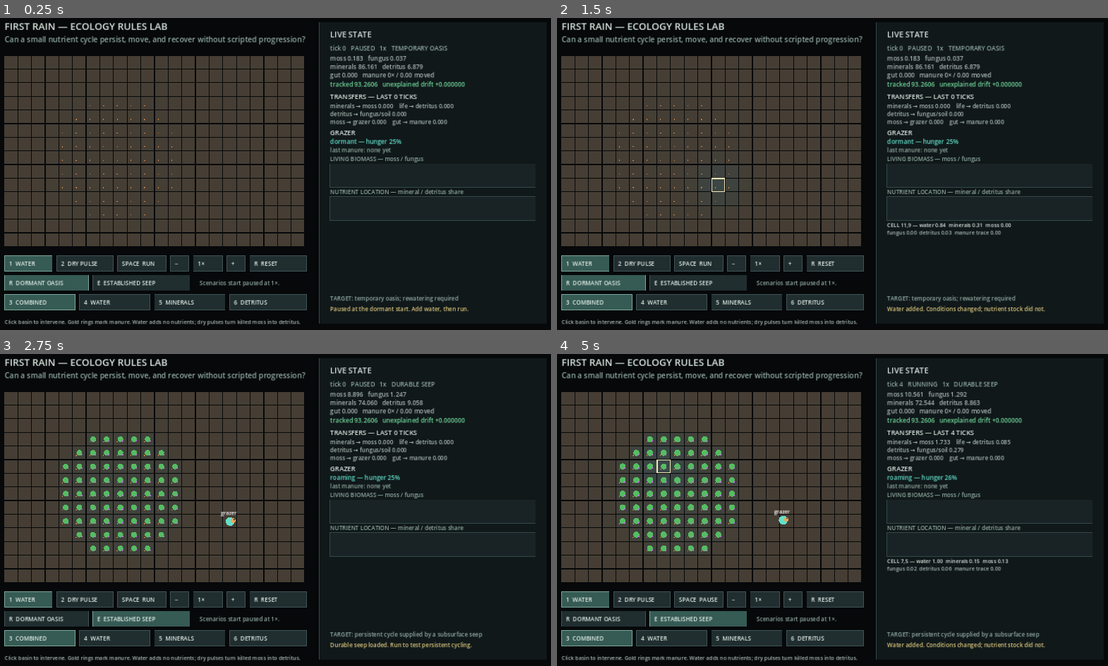
Above: before the commit, frames 1-4 (two rows, left to right).
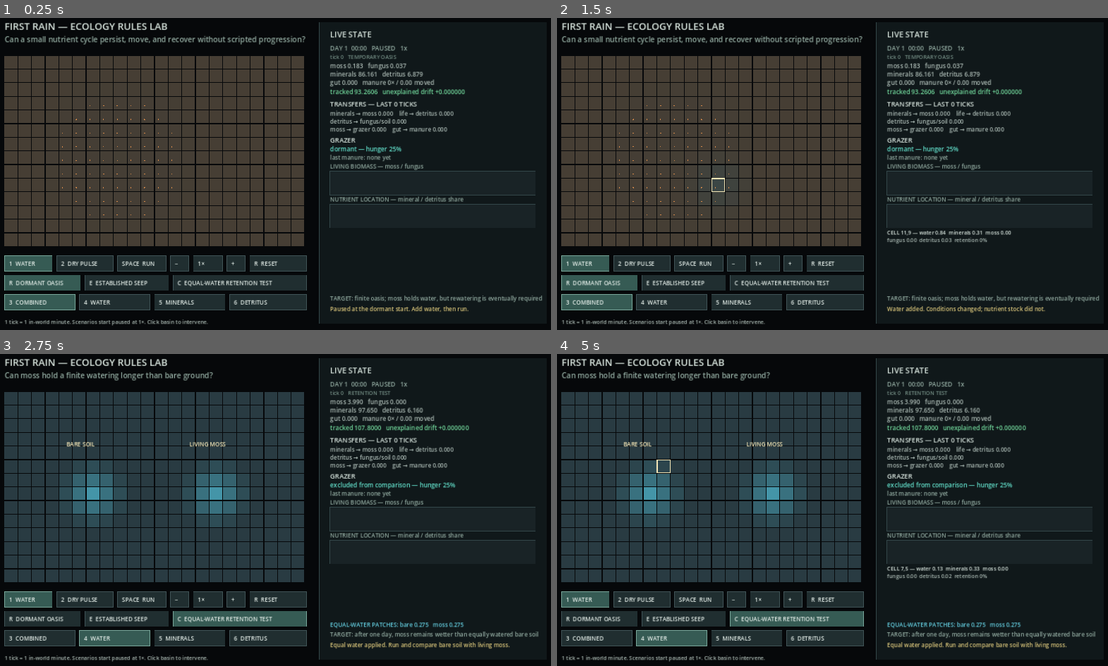
Above: after the commit, the same moments.

Repository: mmullen200/first-rain
Game: Godot game, scene res://main.tscn
Two runs of this game, one before a commit and one after it. Both use one fixed random seed, a clock stepped at 60 frames per second and the inputs below.
Inputs (mouse positions are in pixels of both pictures, inside the frame that each line leads up to):
- Up to frame 1 (0.25 s): no input
- Up to frame 2 (1.5 s): tap Enter at 0.5 s; move the mouse to (953, 158) at 0.52 s; tap C at 0.6 s; click (953, 158) at 0.67 s; tap Space at 0.77, 1.25 s; tap R at 0.8, 1.35 s; move the mouse to (716, 189) at 1.27 s; click (716, 189) at 1.42 s
- Up to frame 3 (2.75 s): tap Space at 1.52 s; tap E at 1.55, 2.1 s; tap Enter at 2 s; move the mouse to (330, 438) at 2.02 s; click (330, 438) at 2.17 s; tap C at 2.3 s
- Up to frame 4 (5 s): tap Space at 2.75, 3.02, 3.77, 4.25, 4.52 s; move the mouse to (804, 572) at 2.77 s; tap C at 2.85, 4.55 s; click (804, 572) at 2.92 s; tap R at 3.05, 3.6 s; tap Enter at 3.5 s; move the mouse to (1003, 556) at 3.52 s; click (1003, 556) at 3.67 s; tap E at 3.8, 4.35 s; move the mouse to (661, 460) at 4.27 s; click (661, 460) at 4.42 s

The runs differ from the first frame. In frame 1, 6.2% of the frame differs, in the area x 0-99%, y 8-99%; in frame 2, 6.7%; in frame 3, 36%; in frame 4, 36%, in the area x 0-98%, y 5-99%.

Commit message:
Make moss retain finite water

Diff:
--- a/prototypes/godot-ecology-lab/ecology_lab.gd
+++ b/prototypes/godot-ecology-lab/ecology_lab.gd
@@ -5,6 +5,10 @@
 const HEIGHT := 14
 const COUNT := WIDTH * HEIGHT
 const MANURE_TRACE_DECAY := 0.004
+const MINUTES_PER_TICK := 1
+const RETENTION_BARE_CENTER := Vector2i(6, 7)
+const RETENTION_MOSS_CENTER := Vector2i(15, 7)
+const RETENTION_SAMPLE_RADIUS := 2.5
 
 var moisture := PackedFloat32Array()
 var minerals := PackedFloat32Array()
@@ -28,6 +32,7 @@
 var last_manure_tick := -1
 var last_manure_cell := Vector2i(-1, -1)
 var stable_water_supply := false
+var grazer_enabled := true
 
 
 func _init() -> void:
@@ -49,6 +54,7 @@
 	last_manure_tick = -1
 	last_manure_cell = Vector2i(-1, -1)
 	stable_water_supply = false
+	grazer_enabled = true
 	for y in range(HEIGHT):
 		for x in range(WIDTH):
 			var i := index(x, y)
@@ -60,6 +66,29 @@
 			fungus[i] = 0.001 if Vector2(x, y).distance_to(Vector2(7.0, 7.0)) < 3.2 else 0.0
 			shade[i] = clampf(basin * 0.3, 0.0, 1.0)
 			manure_trace[i] = 0.0
+	initial_nutrients = total_tracked_nutrients()
+	_clear_flows()
+
+
+func reset_retention_comparison() -> void:
+	reset_dormant()
+	grazer_enabled = false
+	grazer_state = "excluded from comparison"
+	for y in range(HEIGHT):
+		for x in range(WIDTH):
+			var i := index(x, y)
+			moisture[i] = 0.055
+			minerals[i] = 0.33
+			moss[i] = 0.0
+			detritus[i] = 0.02
+			fungus[i] = 0.0
+			shade[i] = 0.0
+			if Vector2(x, y).distance_to(Vector2(RETENTION_MOSS_CENTER)) <= RETENTION_SAMPLE_RADIUS:
+				var transfer := 0.19
+				minerals[i] -= transfer
+				moss[i] = transfer
+	add_water(RETENTION_BARE_CENTER, 0.68, RETENTION_SAMPLE_RADIUS)
+	add_water(RETENTION_MOSS_CENTER, 0.68, RETENTION_SAMPLE_RADIUS)
 	initial_nutrients = total_tracked_nutrients()
 	_clear_flows()
 
@@ -106,8 +135,10 @@
 
 			var wet_neighbors := neighbor_average(moisture, x, y)
 			var moss_neighbors := neighbor_average(moss, x, y)
-			var evaporation := (0.000001 + wet * 0.000002) * (1.0 - shade[i] * 0.55) * (1.0 - clampf(local_moss * 1.4, 0.0, 0.6))
-			next_moisture[i] = clampf(lerpf(wet, wet_neighbors, 0.004) - evaporation, 0.0, 1.0)
+			var retention := biological_water_retention(local_moss)
+			var moisture_exchange := lerpf(0.006, 0.0012, retention)
+			var evaporation := (0.000025 + wet * 0.000075) * (1.0 - shade[i] * 0.55) * lerpf(1.0, 0.18, retention)
+			next_moisture[i] = clampf(lerpf(wet, wet_neighbors, moisture_exchange) - evaporation, 0.0, 1.0)
 			if stable_water_supply:
 				var seep_distance := Vector2(x, y).distance_to(Vector2(8.0, 7.0))
 				var seep_floor := maxf(0.0, 0.31 - seep_distance * 0.032)
@@ -196,12 +227,30 @@
 	var x := clampi(cell.x, 0, WIDTH - 1)
 	var y := clampi(cell.y, 0, HEIGHT - 1)
 	var i := index(x, y)
-	return {"water": moisture[i], "minerals": minerals[i], "moss": moss[i], "detritus": detritus[i], "fungus": fungus[i], "manure_trace": manure_trace[i]}
+	return {"water": moisture[i], "minerals": minerals[i], "moss": moss[i], "detritus": detritus[i], "fungus": fungus[i], "manure_trace": manure_trace[i], "retention": biological_water_retention(moss[i])}
+
+
+func biological_water_retention(local_moss: float) -> float:
+	return smoothstep(0.015, 0.18, local_moss)
+
+
+func average_moisture(center: Vector2i, radius := RETENTION_SAMPLE_RADIUS) -> float:
+	var total := 0.0
+	var count := 0
+	for y in range(HEIGHT):
+		for x in range(WIDTH):
+			if Vector2(x, y).distance_to(Vector2(center)) <= radius:
+				total += moisture[index(x, y)]
+				count += 1
+	return total / float(count) if count > 0 else 0.0
 
 
 func _step_grazer() -> Dictionary:
 	var grazed := 0.0
 	var manure := 0.0
+	if not grazer_enabled:
+		grazer_state = "excluded from comparison"
+		return {"grazed": grazed, "manure": manure}
 	var moss_total := 0.0
 	for value in moss:
 		moss_total += value
--- a/prototypes/godot-ecology-lab/main.gd
+++ b/prototypes/godot-ecology-lab/main.gd
@@ -64,9 +64,11 @@
 			KEY_2:
 				selected_tool = "drought"
 			KEY_R:
-				_reset(false)
+				_reset("oasis")
 			KEY_E:
-				_reset(true)
+				_reset("seep")
+			KEY_C:
+				_reset("retention")
 			KEY_O:
 				_cycle_overlay()
 			KEY_3:
@@ -93,7 +95,8 @@
 
 func _draw_header() -> void:
 	draw_string(ThemeDB.fallback_font, Vector2(28, 35), "FIRST RAIN — ECOLOGY RULES LAB", HORIZONTAL_ALIGNMENT_LEFT, -1, 22, Color("d9e6df"))
-	draw_string(ThemeDB.fallback_font, Vector2(28, 63), "Can a small nutrient cycle persist, move, and recover without scripted progression?", HORIZONTAL_ALIGNMENT_LEFT, -1, 17, Color("91aaa0"))
+	var question := "Can moss hold a finite watering longer than bare ground?" if scenario == "RETENTION TEST" else "Can a small nutrient cycle persist, move, and recover without scripted progression?"
+	draw_string(ThemeDB.fallback_font, Vector2(28, 63), question, HORIZONTAL_ALIGNMENT_LEFT, -1, 17, Color("91aaa0"))
 
 
 func _draw_grid() -> void:
@@ -130,10 +133,13 @@
 	if _valid_cell(hovered_cell):
 		var hover_rect := Rect2(GRID_ORIGIN + Vector2(hovered_cell) * CELL, Vector2(CELL - 2, CELL - 2))
 		draw_rect(hover_rect, Color("f3e6b6"), false, 2.0)
+	if scenario == "RETENTION TEST":
+		_draw_patch_label(Lab.RETENTION_BARE_CENTER, "BARE SOIL")
+		_draw_patch_label(Lab.RETENTION_MOSS_CENTER, "LIVING MOSS")
 
 
 func _draw_grazer() -> void:
-	if lab.grazer_state == "dormant":
+	if not lab.grazer_enabled or lab.grazer_state == "dormant":
 		return
 	var p: Vector2 = GRID_ORIGIN + (lab.grazer_cell + Vector2(0.5, 0.5)) * CELL
 	draw_circle(p, 10.0, Color("62e0cb"))
@@ -150,7 +156,8 @@
 	var drift: float = tracked - lab.initial_nutrients
 	var y := 52.0
 	_text("LIVE STATE", Vector2(PANEL_X + 24, y), 18, Color("d9e6df")); y += 30
-	_text("tick %d   %s   %dx   %s" % [lab.tick, "PAUSED" if paused else "RUNNING", speed, scenario], Vector2(PANEL_X + 24, y), 14, Color("91aaa0")); y += 23
+	_text("%s   %s   %dx" % [_world_time_label(), "PAUSED" if paused else "RUNNING", speed], Vector2(PANEL_X + 24, y), 14, Color("91aaa0")); y += 19
+	_text("tick %d   %s" % [lab.tick, scenario], Vector2(PANEL_X + 24, y), 12, Color("718b82")); y += 21
 	_text("moss %.3f   fungus %.3f" % [totals.moss, totals.fungus], Vector2(PANEL_X + 24, y)); y += 19
 	_text("minerals %.3f   detritus %.3f" % [totals.minerals, totals.detritus], Vector2(PANEL_X + 24, y)); y += 19
 	_text("gut %.3f   manure %d× / %.2f moved" % [lab.grazer_gut, lab.manure_deposit_count, lab.total_manure_deposited], Vector2(PANEL_X + 24, y)); y += 21
@@ -172,8 +179,12 @@
 	if _valid_cell(hovered_cell):
 		var sample: Dictionary = lab.cell_sample(hovered_cell)
 		_text("CELL %d,%d — water %.2f  minerals %.2f  moss %.2f" % [hovered_cell.x, hovered_cell.y, sample.water, sample.minerals, sample.moss], Vector2(PANEL_X + 24, y), 12, Color("d9e6df")); y += 17
-		_text("fungus %.2f  detritus %.2f  manure trace %.2f" % [sample.fungus, sample.detritus, sample.manure_trace], Vector2(PANEL_X + 24, y), 12, Color("aab9b3")); y += 18
-	_text("TARGET: %s" % ("temporary oasis; rewatering required" if scenario == "TEMPORARY OASIS" else "persistent cycle supplied by a subsurface seep"), Vector2(PANEL_X + 24, 650), 13, Color("91aaa0"))
+		_text("fungus %.2f  detritus %.2f  retention %d%%" % [sample.fungus, sample.detritus, roundi(sample.retention * 100.0)], Vector2(PANEL_X + 24, y), 12, Color("aab9b3")); y += 18
+	if scenario == "RETENTION TEST":
+		var bare_water: float = lab.average_moisture(Lab.RETENTION_BARE_CENTER)
+		var moss_water: float = lab.average_moisture(Lab.RETENTION_MOSS_CENTER)
+		_text("EQUAL-WATER PATCHES: bare %.3f   moss %.3f" % [bare_water, moss_water], Vector2(PANEL_X + 24, 628), 13, Color("64cfe1"))
+	_text("TARGET: %s" % _target_text(), Vector2(PANEL_X + 24, 650), 13, Color("91aaa0"))
 	_text(status, Vector2(PANEL_X + 24, 674), 13, Color("d9c57a"))
 
 
@@ -207,14 +218,14 @@
 	_button(Rect2(456, 548, 66, 35), "%d×" % speed, false)
 	_button(Rect2(532, 548, 42, 35), "+", false)
 	_button(Rect2(584, 548, 129, 35), "R  RESET", false)
-	_button(Rect2(28, 592, 190, 35), "R  DORMANT OASIS", scenario == "TEMPORARY OASIS")
-	_button(Rect2(228, 592, 220, 35), "E  ESTABLISHED SEEP", scenario == "DURABLE SEEP")
-	_text("Scenarios start paused at 1×.", Vector2(470, 615), 13, Color("91aaa0"))
+	_button(Rect2(28, 592, 172, 35), "R  DORMANT OASIS", scenario == "TEMPORARY OASIS")
+	_button(Rect2(210, 592, 190, 35), "E  ESTABLISHED SEEP", scenario == "DURABLE SEEP")
+	_button(Rect2(410, 592, 303, 35), "C  EQUAL-WATER RETENTION TEST", scenario == "RETENTION TEST")
 	_button(Rect2(28, 636, 160, 35), "3  COMBINED", overlay == "combined")
 	_button(Rect2(198, 636, 160, 35), "4  WATER", overlay == "water")
 	_button(Rect2(368, 636, 160, 35), "5  MINERALS", overlay == "minerals")
 	_button(Rect2(538, 636, 175, 35), "6  DETRITUS", overlay == "detritus")
-	_text("Click basin to intervene. Gold rings mark manure. Water adds no nutrients; dry pulses turn killed moss into detritus.", Vector2(28, 703), 12, Color("aab9b3"))
+	_text("1 tick = 1 in-world minute. Scenarios start paused at 1×. Click basin to intervene.", Vector2(28, 703), 12, Color("aab9b3"))
 
 
 func _button(rect: Rect2, label: String, active: bool) -> void:
@@ -229,9 +240,10 @@
 	elif Rect2(284, 548, 110, 35).has_point(position): paused = not paused
 	elif Rect2(404, 548, 42, 35).has_point(position): speed = max(1, speed / 4)
 	elif Rect2(532, 548, 42, 35).has_point(position): speed = min(16, speed * 4)
-	elif Rect2(584, 548, 129, 35).has_point(position): _reset(false)
-	elif Rect2(28, 592, 190, 35).has_point(position): _reset(false)
-	elif Rect2(228, 592, 220, 35).has_point(position): _reset(true)
+	elif Rect2(584, 548, 129, 35).has_point(position): _reset("oasis")
+	elif Rect2(28, 592, 172, 35).has_point(position): _reset("oasis")
+	elif Rect2(210, 592, 190, 35).has_point(position): _reset("seep")
+	elif Rect2(410, 592, 303, 35).has_point(position): _reset("retention")
 	elif Rect2(28, 636, 160, 35).has_point(position): overlay = "combined"
 	elif Rect2(198, 636, 160, 35).has_point(position): overlay = "water"
 	elif Rect2(368, 636, 160, 35).has_point(position): overlay = "minerals"
@@ -245,16 +257,21 @@
 	overlay = overlays[(overlays.find(overlay) + 1) % overlays.size()]
 
 
-func _reset(established: bool) -> void:
+func _reset(next_scenario: String) -> void:
 	paused = true
 	speed = 1
 	accumulator = 0.0
 	selected_tool = "water"
 	overlay = "combined"
-	if established:
+	if next_scenario == "seep":
 		lab.reset_established()
 		scenario = "DURABLE SEEP"
 		status = "Durable seep loaded. Run to test persistent cycling."
+	elif next_scenario == "retention":
+		lab.reset_retention_comparison()
+		scenario = "RETENTION TEST"
+		overlay = "water"
+		status = "Equal water applied. Run and compare bare soil with living moss."
 	else:
 		lab.reset_dormant()
 		scenario = "TEMPORARY OASIS"
@@ -268,6 +285,25 @@
 		rolling_flows[key] = 0.0
 	last_history_tick = -1
 	_record_history()
+
+
+func _world_time_label() -> String:
+	var total_minutes: int = lab.tick * Lab.MINUTES_PER_TICK
+	var day: int = total_minutes / 1440 + 1
+	var minute_of_day: int = total_minutes % 1440
+	return "DAY %d  %02d:%02d" % [day, minute_of_day / 60, minute_of_day % 60]
+
+
+func _target_text() -> String:
+	match scenario:
+		"TEMPORARY OASIS": return "finite oasis; moss holds water, but rewatering is eventually required"
+		"DURABLE SEEP": return "persistent cycle supplied by a subsurface seep"
+		_: return "after one day, moss remains wetter than equally watered bare soil"
+
+
+func _draw_patch_label(cell: Vector2i, label: String) -> void:
+	var position := GRID_ORIGIN + Vector2(cell.x - 1.5, cell.y - 3.0) * CELL
+	draw_string(ThemeDB.fallback_font, position, label, HORIZONTAL_ALIGNMENT_LEFT, -1, 13, Color("f3e6b6"))
 
 
 func _record_history() -> void:
Not shown, added: prototypes/godot-ecology-lab/ecology_lab.gd.uid
Not shown, added: prototypes/godot-ecology-lab/main.gd.uid
Not shown, changed: prototypes/godot-ecology-lab/README.md
